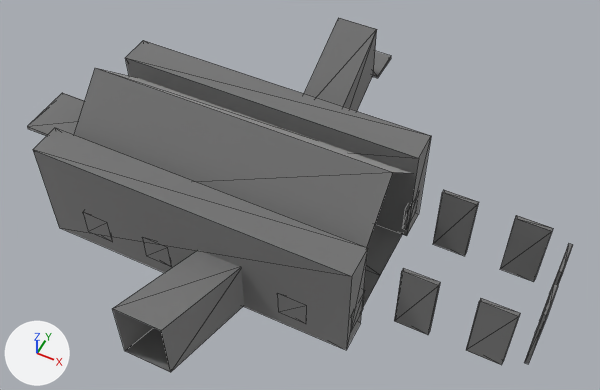
Renders of the glTF model assets/maps/20_18/meshes_bsp/TempleNative.gltf from each side of a commit.
Camera for both pictures: a 50 mm camera at (304.0, -150.7, 14.2) aimed at (283.3, -109.2, -37.6). The axes (+X, +Y, +Z) are drawn at lower left. The lights are the same throughout. The picture after the commit comes second. Mesh edges are drawn as thin lines. Vertices at exactly the same position are counted once.

Names of what the first picture shows: 'TempleNative'.
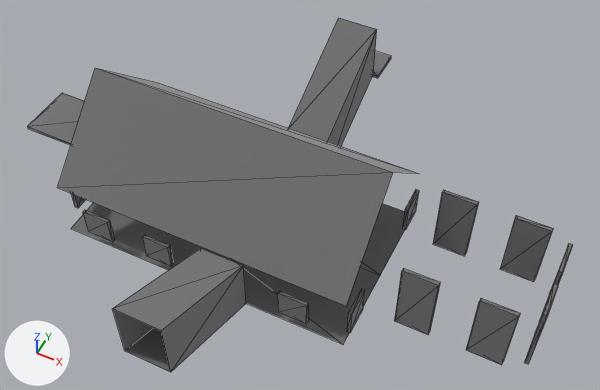
The edits, one by one:
me_templenative is used by ob_templenative; location (0.0, 0.0, 0.0).
me_templenative had 194 vertices, 272 faces and spanned x 257.8..305.0, y -128.2..-89.0, z -42.7..-30.0.
me_templenative now has 178 vertices, 248 faces and spans x 257.8..305.0, y -128.2..-89.0, z -42.6..-30.0.
me_templenative part 1: the loose piece of 8 vertices spanning x 264.0..291.8, y -118.2..-115.4, z -42.7..-32.9 is deleted.
me_templenative part 2: the loose piece of 8 vertices spanning x 264.0..291.8, y -105.3..-102.5, z -42.7..-32.9 is deleted.
me_templenative no longer uses material mat_m7 (grey #aaaaaa).

Where the change shows, as pixel boxes [x1, y1, x2, y2] in the pictures (600 x 390 px):
part 1 of me_templenative, deleted: before [33, 128, 368, 350]
part 2 of me_templenative, deleted: before [126, 40, 431, 236]
